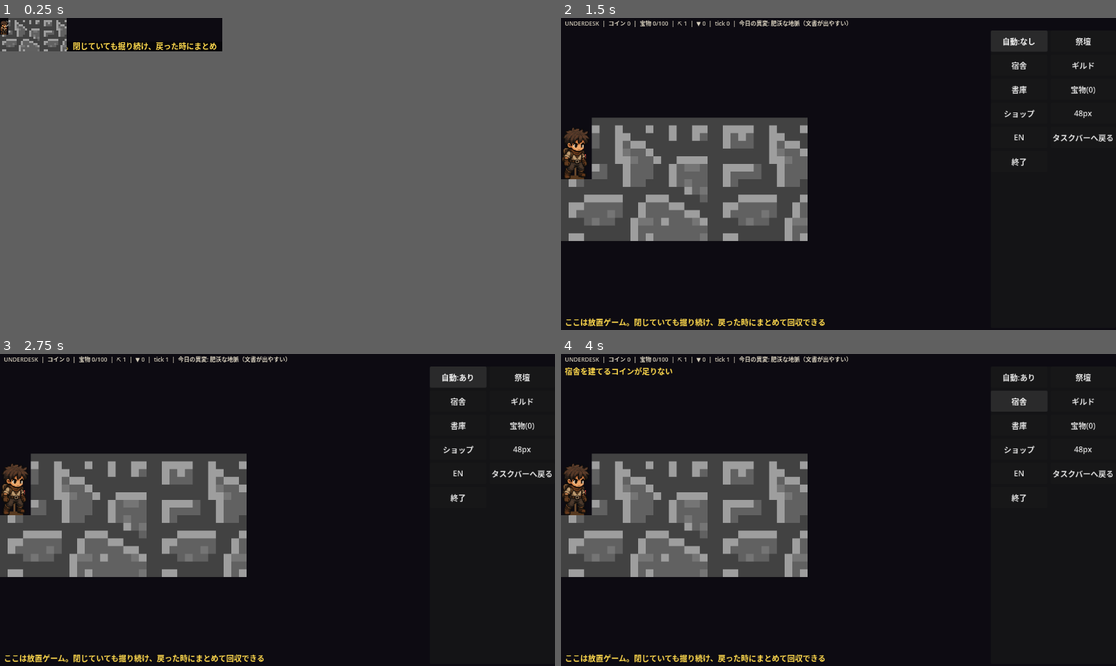
Above: before the commit, frames 1-4 (two rows, left to right).
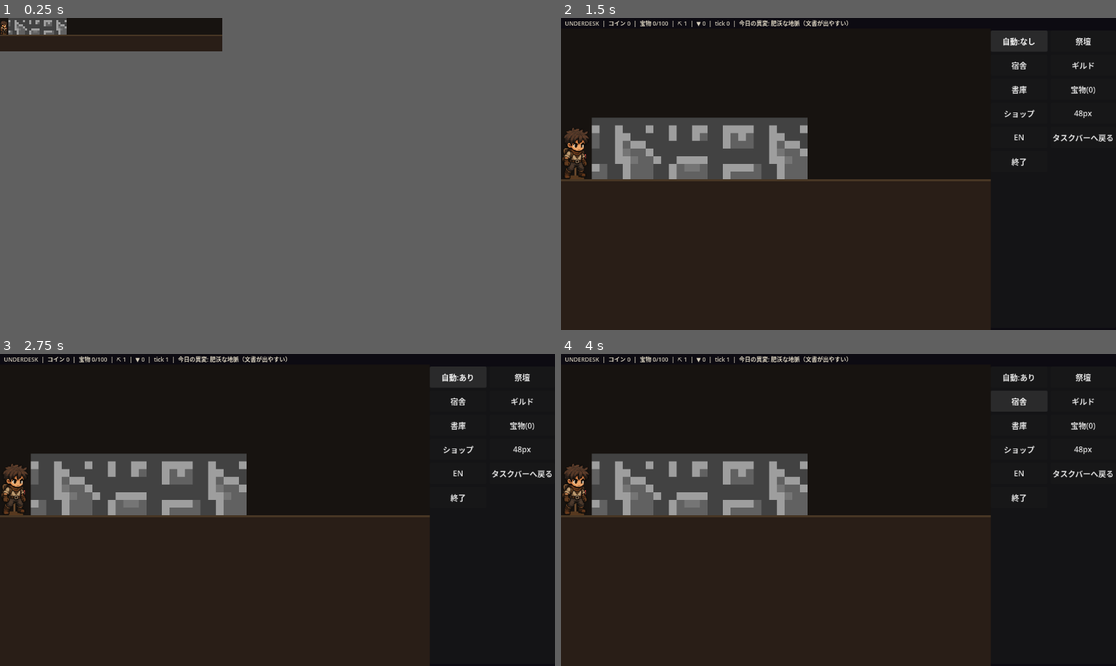
Above: after the commit, the same moments.

Repository: jinsei0604/UnderDesk
Game: Godot game, scene res://src/ui/main.tscn
Two runs of this game, one before a commit and one after it. Both use one fixed random seed, a clock stepped at 60 frames per second and the inputs below.
Inputs (mouse positions are in pixels of both pictures, inside the frame that each line leads up to):
- Up to frame 1 (0.25 s): no input
- Up to frame 2 (1.5 s): tap Enter at 0.5 s; drag from (672, 33) to (694, 27) at 0.52 s; click "自動:あり" at 1.25 s
- Up to frame 3 (2.75 s): click "自動:なし" at 2 s
- Up to frame 4 (4 s): click "祭壇" at 2.75 s; click "宿舎" at 3.5 s

The runs differ from the first frame. In frame 1, 2.1% of the frame differs, in the area x 0-41%, y 0-11%; in frame 2, 37%; in frame 3, 37%; in frame 4, 37%, in the area x 0-78%, y 4-100%.

Commit message:
Replace the tiled ground with a scrolling background behind the dig band
Per the user's call: the ground/backdrop is now one horizontally-tiling
background that scrolls locked to the world (dig_background.png), instead
of per-cell rock tiles that visibly repeated. Only the diggable wall ahead
stays as removable blocks. Until the real art ships, a clean placeholder
(dark cave backdrop + a ground band with a surface line) keeps the miner
planted on solid ground. Recognized art key dig_background added.

Diff:
--- a/src/ui/art_library.gd
+++ b/src/ui/art_library.gd
@@ -11,6 +11,8 @@
 ##   depot.png
 ##   dialog_bg_<archive|treasure|shop|altar|guild|dorm>.png
 ##   (illustrated backdrop behind a UDCardDialog's card grid)
+##   dig_background.png  (the tunnel's ground + backdrop; tiled horizontally
+##   and scrolled with the world as the miner digs right)
 ##   series_<series_id>.png  (e.g. series_journal.png, the archive shelf icon)
 ##   item_rank_<Z|S|A|B|C|D>.png  (the treasure shelf's rank-card icon)
 ##
@@ -53,6 +55,7 @@
 		"terrain_ruinstone", "terrain_air", "depot",
 		"dialog_bg_archive", "dialog_bg_treasure", "dialog_bg_shop",
 		"dialog_bg_altar", "dialog_bg_guild", "dialog_bg_dorm",
+		"dig_background",
 	]
 	for i in MINION_VARIANTS:
 		keys.append("minion_%d" % i)
--- a/src/ui/main.gd
+++ b/src/ui/main.gd
@@ -17,6 +17,10 @@
 const COLOR_GRID_LINE := Color(0.0, 0.0, 0.0, 0.25)
 const COLOR_JOB_MARK := Color(1.0, 0.85, 0.3, 0.55)
 const COLOR_DEPOT := Color(0.85, 0.3, 0.25)
+## Placeholder dig backdrop/ground until dig_background.png is shipped.
+const COLOR_DIG_BACKDROP := Color(0.09, 0.075, 0.065)
+const COLOR_DIG_GROUND := Color(0.16, 0.12, 0.09)
+const COLOR_DIG_GROUND_EDGE := Color(0.28, 0.21, 0.14)
 const COLOR_MINION := Color(0.95, 0.85, 0.4)
 ## Slight per-minion tint variation: a crowd, not clones (§6).
 const MINION_COLORS: Array[Color] = [
@@ -510,15 +514,9 @@
 	var first_col: int = maxi(0, int(-origin.x / cell_px))
 	var last_col: int = mini(sim.grid.width, first_col + int(size.x / cell_px) + 2)
 	var has_rock := art.has_art("terrain_rock")
-	# The permanent ground below the dig band (visual only): solid rock the
-	# miner stands on, so it never floats. Tiled seamlessly with the walls.
-	for y in range(sim.grid.height, _stack_rows()):
-		for x in range(first_col, last_col):
-			var cell := Vector2i(x, y)
-			if has_rock:
-				draw_texture_rect(art.tiled_texture("terrain_rock", cell), _cell_rect(origin, cell), false)
-			else:
-				draw_rect(_cell_rect(origin, cell), _cell_color(UD.Terrain.ROCK, y))
+	# Ground + backdrop is a single scrolling background (not per-cell tiles):
+	# no repeating seams, and it pans with the world as the tunnel advances.
+	_draw_background(origin)
 	# The dig band: unmined rock ahead, open (background) where already dug.
 	for y in sim.grid.height:
 		for x in range(first_col, last_col):
@@ -535,6 +533,34 @@
 	_draw_depot(origin)
 	_draw_minions(origin)
 	_draw_debris(origin)
+
+
+## The ground + backdrop behind the dig band. A shipped dig_background.png
+## tiles horizontally and scrolls locked to the world (so the miner stays
+## planted on it as the tunnel advances). Until that art arrives, a plain
+## placeholder: a dark cave backdrop with a distinct ground band below the
+## floor line, so the miner reads as standing on solid ground.
+func _draw_background(origin: Vector2) -> void:
+	var cell_px := _cell_px()
+	var view_right := size.x if settings.resident_mode else size.x - float(PANEL_WIDTH)
+	var view_top := float(_hud_offset())
+	var floor_y := origin.y + sim.grid.height * cell_px
+	if art.has_art("dig_background"):
+		var tex := art.texture("dig_background")
+		var scale := (size.y - view_top) / float(tex.get_height())
+		var tile_w := tex.get_width() * scale
+		var tile_h := tex.get_height() * scale
+		# Lock to the world: the same wall x always shows the same backdrop.
+		var start := origin.x - ceilf(origin.x / tile_w) * tile_w
+		var tx := start
+		while tx < view_right:
+			draw_texture_rect(tex, Rect2(Vector2(tx, view_top), Vector2(tile_w, tile_h)), false)
+			tx += tile_w
+		return
+	# Placeholder backdrop above the floor, ground band below it.
+	draw_rect(Rect2(Vector2(0, view_top), Vector2(view_right, floor_y - view_top)), COLOR_DIG_BACKDROP)
+	draw_rect(Rect2(Vector2(0, floor_y), Vector2(view_right, size.y - floor_y)), COLOR_DIG_GROUND)
+	draw_rect(Rect2(Vector2(0, floor_y), Vector2(view_right, maxf(2.0, cell_px / 16.0))), COLOR_DIG_GROUND_EDGE)
 
 
 func _cell_color(terrain: UD.Terrain, depth: int) -> Color:
